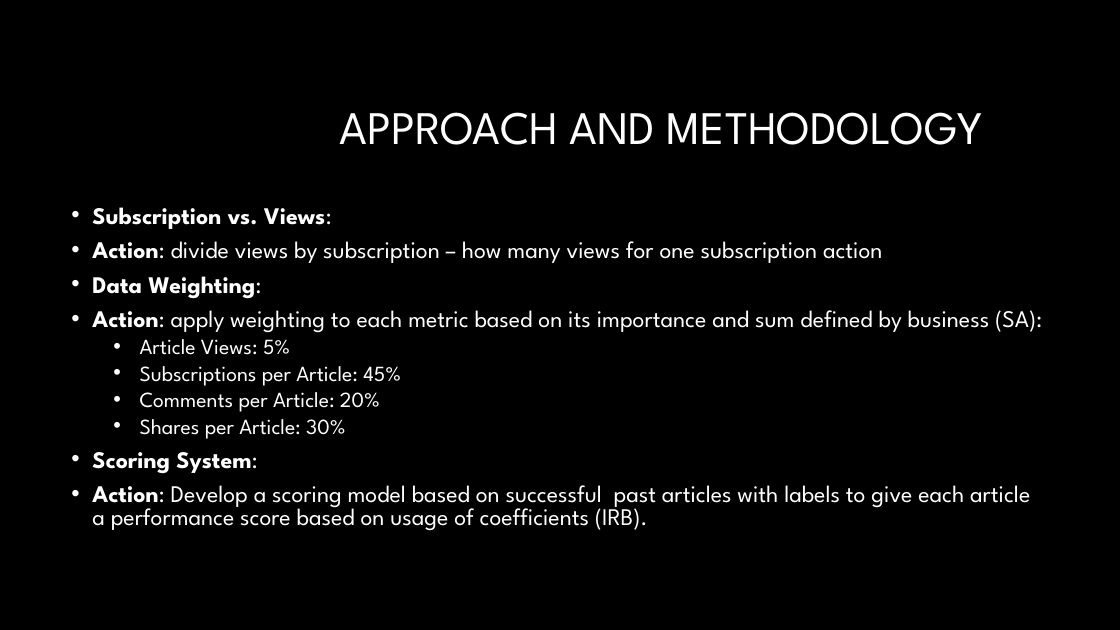
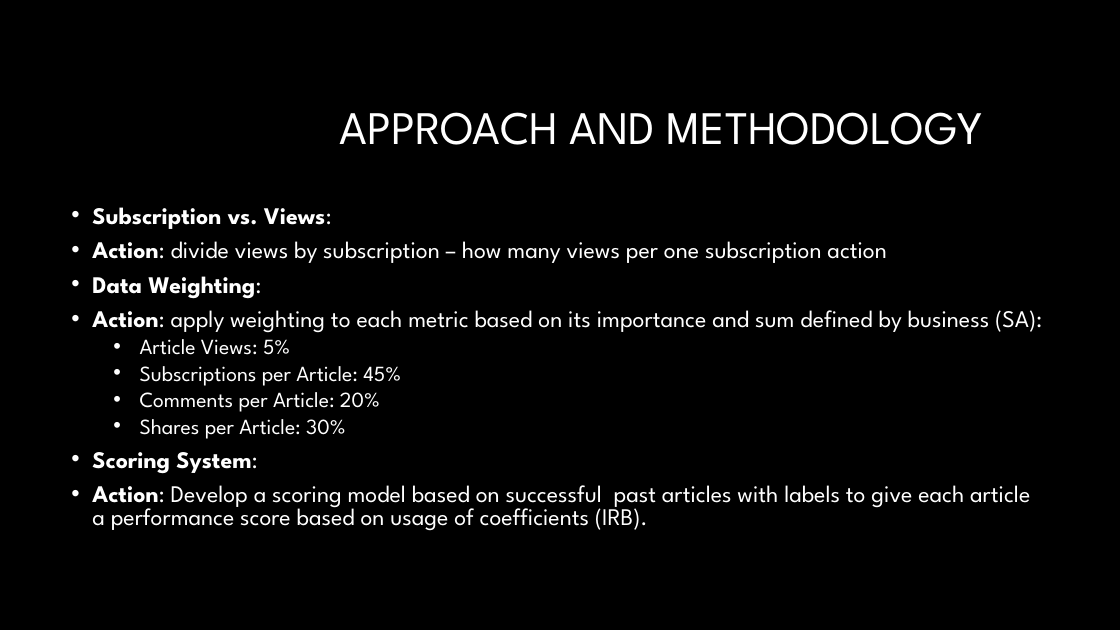
Before and after one commit to JaroslavKotrba/ChallengeNZZ, a slide deck: slide 3 of Jaroslav_Kotrba_NZZ.pptx. Drawn at 1120x630 pixels with LibreOffice and Linux fonts; fonts in the diff are those of the drawing; background and template pictures are left out. Boxes give left, top, right and bottom in pixels: in the first picture for what was removed or moved away, otherwise in the second. Text is boxed around its words. In the diff, an @@ line names an element or a change of style, - is before the commit and + after.

```diff
--- a/Jaroslav_Kotrba_NZZ.pptx
+++ b/Jaroslav_Kotrba_NZZ.pptx
@@ text at box(92, 241, 886, 263): text changed @@
-• Action: divide views by subscription – how many views for one subscription action
+• Action: divide views by subscription – how many views per one subscription action
```
Also in this commit, not shown: 3 other files.
